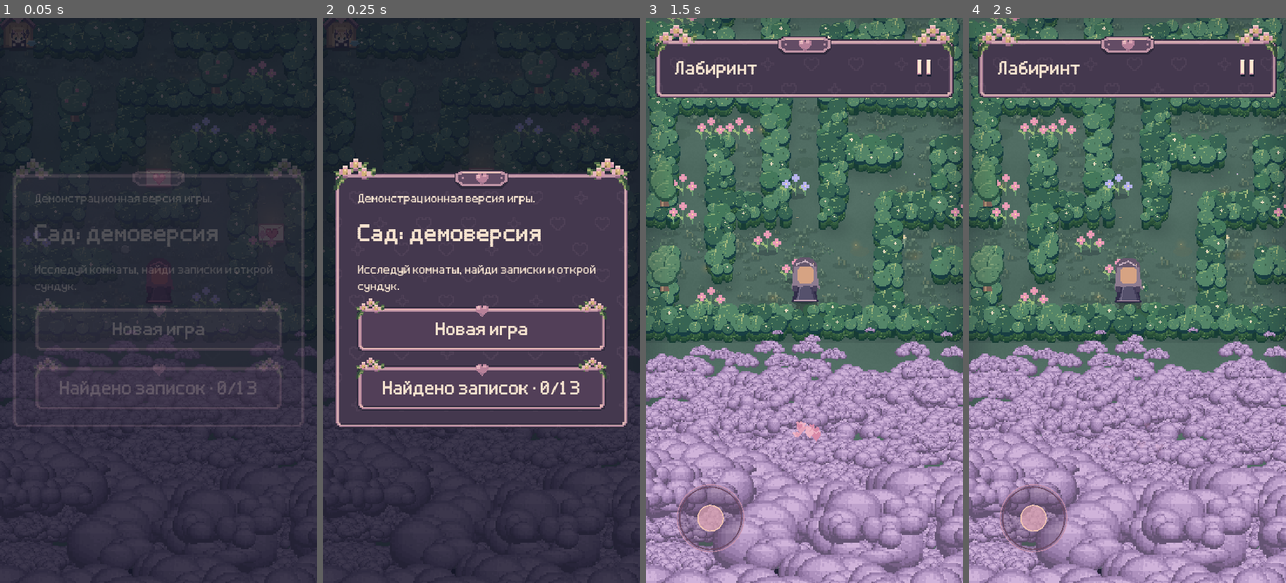
Above: before the commit, frames 1-4 (left to right).
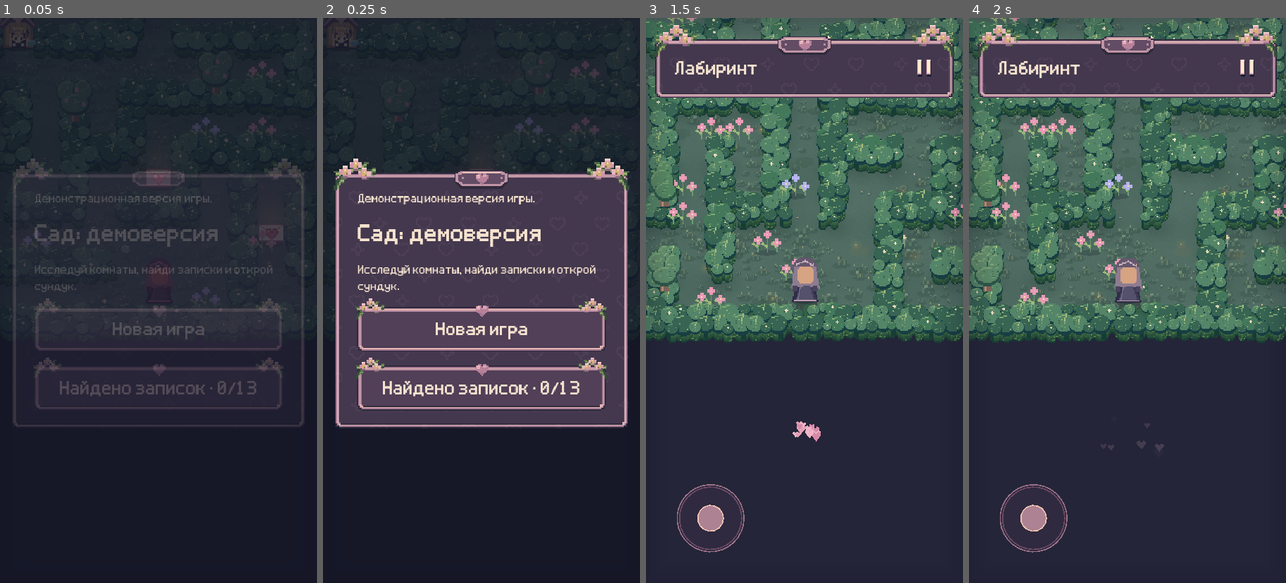
Above: after the commit, the same moments.

Repository: NQUAREx/dina-lovely
Game: Godot game, scene res://main.tscn
Same seed, same stepped clock (60 frames per second), same inputs: the game is played once before the commit and once after it. Sound files missing from this copy of the repository are replaced by a short silence.
Inputs:
- Up to frame 1 (0.05 s): no input
- Up to frame 2 (0.25 s): no input
- Up to frame 3 (1.5 s): click "Новая игра" at 0.5 s; click "Пойдём" at 1.25 s
- Up to frame 4 (2 s): no input

The runs differ from the first frame. In frame 1, 23% of the frame differs, in the area x 0-100%, y 55-100%; in frame 2, 21%; in frame 3, 43%; in frame 4, 43%, in the area x 0-100%, y 54-100%.

Commit message:
Remove external cloud fog and clip ground beneath room and corridor walls

Diff:
--- a/scripts/boundary_backdrop.gd
+++ b/scripts/boundary_backdrop.gd
@@ -1,7 +1,6 @@
 extends RefCounted
 var g:Node2D
 var textures:Dictionary={}
-var grass_cache:Dictionary={}
 func _init(game:Node2D):g=game
 func stamp(owner:int,point:Vector2)->void:
  if owner==3:return
@@ -18,29 +17,6 @@
  g.draw_texture_rect_region(texture,Rect2(point+Vector2(-32,-70),Vector2(64,68)),Rect2(0,0,32,34),tint)
  g.draw_texture_rect_region(texture,Rect2(point+Vector2(-32,-2),Vector2(64,36)),Rect2(0,34,32,30),tint)
  if layout.mirror and owner in [1,3]:g.draw_set_transform(Vector2.ZERO)
-func draw()->void:
- if g.level in [0,3]:draw_extended_grass()
-
-func draw_extended_grass()->void:
- if g.grass_texture==null:return
- var key:int=g.grass_texture.get_instance_id()
- if not grass_cache.has(key):
-  if grass_cache.size()>2:grass_cache.clear()
-  var source:Image=g.grass_texture.get_image()
-  var extended:=Image.create(source.get_width()+144,source.get_height()+144,false,Image.FORMAT_RGBA8)
-  for y in range(-72,source.get_height()+72,24):
-   for x in range(-72,source.get_width()+72,24):
-    extended.blit_rect(source,Rect2i(posmod(x,source.get_width()),posmod(y,source.get_height()),24,24),Vector2i(x+72,y+72))
-  grass_cache[key]=ImageTexture.create_from_image(extended)
- var texture:Texture2D=grass_cache[key]
- for y in range(-3,g.grid.size()+3):
-  for x in range(-3,g.grid[0].length()+3):
-   var centre:=15 if g.level==0 and y<5 else 13
-   if g.corridor_row(y) and absi(x-centre)<=2:continue
-   var p:Vector2=g.screen(Vector2(x,y)*48)
-   if not g.get_viewport_rect().grow(48).has_point(p):continue
-   g.draw_texture_rect_region(texture,Rect2(p,Vector2(48,48)),Rect2(Vector2(x+3,y+3)*24,Vector2(24,24)))
-
 func draw_shared_corridors()->void:
  # Always use the upper room's coordinates, and render after both room floors.
  # These are visual wall cells only: keep the playable corridor floor untouched.
@@ -57,7 +33,7 @@
   for y in range(height-5,height+5):
    for x in [11,15]:
     var p:Vector2=g.screen(Vector2(x,y)*48)
-    g.draw_texture_rect_region(g.ground,Rect2(p,Vector2(48,48)),Rect2(24,0,24,24))
+    g.draw_ground_region(g.ground,Rect2(p,Vector2(48,48)),Rect2(24,0,24,24))
   for y in range(height-5,height+5):
    for x in [11,15]:
     stamp(owner,g.screen(Vector2(x+.5,y+.5)*48))
--- a/scripts/boundary_depth.gd
+++ /dev/null
@@ -1,82 +0,0 @@
-extends ColorRect
-var g:Node2D
-var fades:=PackedFloat32Array()
-func _ready()->void:
- g=get_parent();mouse_filter=Control.MOUSE_FILTER_IGNORE
- material=ShaderMaterial.new();material.shader=preload("res://shaders/boundary_depth.gdshader")
- material.set_shader_parameter("cloud_atlas",make_cloud_atlas())
- z_index=100
-func area(origin:Vector2,w:float,h:float,rects:Array[Vector4],owner:int)->void:
- # Fog follows the projected roof plane, not the block foot on the ground.
- if owner in [2,4,5,6]:
-  origin+=Vector2(-2,-26);w+=4
- fades.append(72.)
- var p:Vector2=g.screen(origin)
- rects.append(Vector4(p.x,p.y,p.x+w,p.y+h))
-func room(origin:Vector2,width:float,height:float,rects:Array[Vector4],owner:int)->void:
- # Room 2 occupies only columns 8..18; empty grid padding is not floor.
- var left:float=9*48 if owner==2 else 48
- var right:float=18*48 if owner==2 else width-48
- area(origin+Vector2(left,6*48),right-left,height-12*48,rects,owner)
-func _process(_delta:float)->void:
- visible=not g.grid.is_empty()
- if not visible:return
- size=g.get_viewport_rect().size
- var rects:Array[Vector4]=[]
- fades=PackedFloat32Array()
- var width:float=g.grid[0].length()*48
- var height:float=g.grid.size()*48
- room(Vector2.ZERO,width,height,rects,g.level)
- for next in [g.level-1,g.level+1]:
-  if next<0 or next>6 or not g.room_cache.has(next):continue
-  var grid:Array=g.room_cache[next].grid
-  var nw:float=grid[0].length()*48;var nh:float=grid.size()*48
-  var north:bool=next>g.level
-  var current_center:float=(15.5 if g.level==0 else 13.5)*48 if north else 13.5*48
-  var other_center:float=13.5*48 if north else (15.5 if next==0 else 13.5)*48
-  var origin:=Vector2(current_center-other_center,-nh if north else height)
-  room(origin,nw,nh,rects,next)
-  area(Vector2(current_center-72,-6*48 if north else height-6*48),144,12*48,rects,maxi(g.level,next))
- while fades.size()<20:fades.append(72.)
- material.set_shader_parameter("fade_widths",fades)
- material.set_shader_parameter("area_count",rects.size())
- while rects.size()<20:rects.append(Vector4(-10000,-10000,-10000,-10000))
- material.set_shader_parameter("visible_areas",rects)
- var origin:Vector2=g.camera-size/2
- for n in range(g.level):
-  if g.room_cache.has(n+1):origin.y-=g.room_cache[n+1].grid.size()*48
- if g.level==0:origin.x-=96
- material.set_shader_parameter("world_origin",origin)
- material.set_shader_parameter("view_size",size)
-
-func make_cloud_atlas()->ImageTexture:
- # Original layered pixel cumulus: many shaded puffs, no dark outline.
- var atlas:=Image.create(128*8,128,false,Image.FORMAT_RGBA8)
- var palette:Array[Color]=[Color("655474"),Color("786187"),Color("8b709d"),Color("9c80ae"),Color("ad90bd"),Color("bea1cc"),Color("d0b3da"),Color("e2c9e5"),Color("eedbea")]
- for variant in range(8):
-  var rng:=RandomNumberGenerator.new();rng.seed=78191+variant*173
-  var lobes:Array[Vector4]=[]
-  # Broad lower shelf, taller asymmetric central towers and small satellites.
-  for n in range(14):
-   var x:float=16+n*7+rng.randf_range(-3,3)
-   var rise:=sin(float(n)/13*PI)*rng.randf_range(16,29)
-   lobes.append(Vector4(x,83-rise,rng.randf_range(12,19),rng.randf_range(10,18)))
-  for n in range(36):
-   lobes.append(Vector4(rng.randf_range(19,111),rng.randf_range(65,91),rng.randf_range(5,13),rng.randf_range(5,10)))
-  lobes.sort_custom(func(a,b):return a.y<b.y)
-  for y in range(128):
-   for x in range(128):
-    var colour:=Color.TRANSPARENT
-    for lobe in lobes:
-     var q:Vector2=(Vector2(x,y)-Vector2(lobe.x,lobe.y))/Vector2(lobe.z,lobe.w)
-     var rr:=q.length_squared()
-     if rr>=1.:continue
-     var z:=sqrt(1.-rr)
-     var illumination:=clampf(z*.67-q.x*.17-q.y*.35,0.,1.)
-     # Local flecks follow the rounded surface, never white random noise.
-     var fleck:=sin(x*1.7+y*.83+variant)*sin(y*1.13-x*.61)*.055
-     var shade:=clampi(int((illumination+fleck)*7),0,8)
-     if q.y< -.4 and z>.5:shade=mini(8,shade+1)
-     colour=palette[shade]
-    if colour.a>0:atlas.set_pixel(variant*128+x,y,colour)
- return ImageTexture.create_from_image(atlas)
--- a/scripts/game.gd
+++ b/scripts/game.gd
@@ -226,9 +226,6 @@
 	title_font.fallbacks = [preload("res://assets/symbols.ttf")]
 	setup_audio()
 	setup_fog()
-	var boundary_depth:=ColorRect.new()
-	boundary_depth.set_script(preload("res://scripts/boundary_depth.gd"))
-	add_child(boundary_depth)
 	var pillar_overlay:=Node2D.new()
 	pillar_overlay.set_script(preload("res://scripts/pillar_overlay.gd"))
 	add_child(pillar_overlay)
@@ -2402,7 +2399,6 @@
 
 func _draw_world() -> void:
 	if grid.is_empty(): return
-	boundary_backdrop.draw()
 	var view := get_viewport_rect().size
 	var from := Vector2i((camera-view/2)/TILE)-Vector2i(2,3)
 	var to := Vector2i((camera+view/2)/TILE)+Vector2i(3,4)
@@ -2419,10 +2415,10 @@
 			if corridor_row(y):
 				var north:int=15 if level==0 else 13
 				var height:=TILE
-				draw_texture_rect_region(ground,Rect2(p,Vector2(TILE,height)),Rect2(Vector2(24,0),Vector2(24,height/2)))
+				draw_ground_region(ground,Rect2(p,Vector2(TILE,height)),Rect2(Vector2(24,0),Vector2(24,height/2)))
 				draw_corridor_edge_shade(p,x,15 if level==0 and y<5 else 13)
-			elif grass_texture!=null and level not in [4,6]:draw_texture_rect_region(grass_texture,Rect2(p,Vector2.ONE*TILE),Rect2(Vector2(x,y)*24,Vector2(24,24)))
-			else:draw_texture_rect_region(romance_ground if level==6 else ground,Rect2(p,Vector2.ONE*TILE),Rect2(Vector2(tile*24,0),Vector2(24,24)))
+			elif grass_texture!=null and level not in [4,6]:draw_ground_region(grass_texture,Rect2(p,Vector2.ONE*TILE),Rect2(Vector2(x,y)*24,Vector2(24,24)))
+			else:draw_ground_region(romance_ground if level==6 else ground,Rect2(p,Vector2.ONE*TILE),Rect2(Vector2(tile*24,0),Vector2(24,24)))
 			if level==6 and x>=10 and x<=16 and y>=5 and y<=15:
 				draw_rect(Rect2(p,Vector2.ONE*TILE),Color(.49,.26,.39,.5))
 				if x==10 or x==16: draw_line(p+Vector2(5,0),p+Vector2(5,48),Color("c5918e"),2)
@@ -3165,7 +3161,7 @@
 			if screen(Vector2(0,y*TILE)).y < -120 or screen(Vector2(0,y*TILE)).y>get_viewport_rect().size.y+120:continue
 			for x in range(center-2,center+3):
 				var pos:=screen(Vector2(x,y)*TILE)
-				draw_texture_rect_region(ground,Rect2(pos,Vector2(48,48)),Rect2(Vector2(24,0),Vector2(24,24)))
+				draw_ground_region(ground,Rect2(pos,Vector2(48,48)),Rect2(Vector2(24,0),Vector2(24,24)))
 				draw_corridor_edge_shade(pos,x,center)
 				# Shared corridor wall pass follows both room floors.
 	return walls
@@ -4229,3 +4225,27 @@
 		elif obj.kind!="pet_cat" and obj.pos.distance_to(point)<60:return false
 		if obstacle.has_area() and plant.intersects(obstacle):return false
 	return true
+
+func draw_ground_region(texture:Texture2D,destination:Rect2,source:Rect2)->void:
+	var world:Vector2=destination.position+camera-get_viewport_rect().size/2
+	var row:=floori((world.y+24)/48)
+	var clip:Rect2
+	if corridor_row(row):
+		var cx:float=(15.5 if level==0 and row<5 else 13.5)*48
+		clip=Rect2(screen(Vector2(cx-96,world.y)),Vector2(192,48))
+	else:
+		var left:float=8.5*48 if level==2 else 24.
+		var right:float=18.5*48 if level==2 else grid[0].length()*48-24.
+		clip=Rect2(screen(Vector2(left,5.5*48-26)),Vector2(right-left,(grid.size()-11)*48))
+	# Door openings join the corridor floor through the boundary wall row.
+	if (row==5 and level<6) or (row==grid.size()-6 and level>0):
+		var cx:float=(15.5 if level==0 and row==5 else 13.5)*48
+		var bridge:=Rect2(screen(Vector2(cx-72,row*48)),Vector2(144,48))
+		var part:=destination.intersection(bridge)
+		if part.has_area():
+			var scale:=source.size/destination.size
+			draw_texture_rect_region(texture,part,Rect2(source.position+(part.position-destination.position)*scale,part.size*scale))
+	var cropped:=destination.intersection(clip)
+	if not cropped.has_area():return
+	var ratio:=source.size/destination.size
+	draw_texture_rect_region(texture,cropped,Rect2(source.position+(cropped.position-destination.position)*ratio,cropped.size*ratio))
--- a/shaders/boundary_depth.gdshader
+++ /dev/null
@@ -1,52 +0,0 @@
-shader_type canvas_item;
-render_mode unshaded;
-uniform vec2 world_origin=vec2(0.);
-uniform vec2 view_size=vec2(540,960);
-uniform vec4 visible_areas[20];
-uniform int area_count=0;
-uniform float fade_widths[20];
-float distance_to_area(vec2 p,vec4 r){
- return length(max(max(r.xy-p,p-r.zw),vec2(0.)));
-}
-float hash21(vec2 p){return fract(sin(dot(p,vec2(127.1,311.7)))*43758.5453);}
-uniform sampler2D cloud_atlas:filter_nearest,repeat_disable;
-float boundary_distance(vec2 p){
- float d=10000.;
- for(int i=0;i<20;i++){
-  if(i>=area_count)break;
-  d=min(d,distance_to_area(p,visible_areas[i]));
- }
- return d;
-}
-vec4 cloud_layer(vec2 p,float pitch,float seed,float min_depth){
- vec2 cell=floor(p/pitch);vec4 colour=vec4(0.);float top=-1.e20;
- for(int y=-2;y<=2;y++)for(int x=-2;x<=2;x++){
-  vec2 id=cell+vec2(float(x),float(y));
-  float a=hash21(id+seed),b=hash21(id+seed+19.);
-  vec2 centre=(id+vec2(.5+(a-.5)*.65,.5+(b-.5)*.65))*pitch;
-  float depth=boundary_distance(centre-world_origin);
-  if(depth<min_depth)continue;
-  float growth=smoothstep(min_depth+2.,min_depth+118.,depth);
-  if(hash21(id+seed+47.)>mix(.20,1.,growth))continue;
-  float diameter=min(pitch*mix(.30,2.25,growth)*( .85+b*.3),depth*1.65);
-  vec2 uv=(p-centre)/diameter+.5;
-  if(any(lessThan(uv,vec2(0.)))||any(greaterThanEqual(uv,vec2(1.))))continue;
-  if(b>.5)uv.x=1.-uv.x;
-  float variant=floor(a*8.);
-  // Clamp inside each sprite: never sample an adjacent atlas cell.
-  uv=(floor(uv*128.)+.5)/128.;
-  vec4 stamp=texture(cloud_atlas,vec2((variant+uv.x)/8.,uv.y));
-  // Global per-cloud priority is independent of the current spatial bucket.
-  float priority=centre.y+hash21(id+seed+83.)*pitch*.7;
-  if(stamp.a>.5&&priority>top){colour=stamp;top=priority;}
- }
- return colour;
-}
-void fragment(){
- vec2 p=UV*view_size;
- vec2 world=floor((p+world_origin)/2.)*2.;
- vec4 back=cloud_layer(world,62.,5.,10.);
- vec4 front=cloud_layer(world,48.,71.,10.);
- vec4 distant=cloud_layer(world,152.,137.,120.);
- COLOR=distant.a>.5?distant:(front.a>.5?front:back);
-}
Not shown, removed: scripts/boundary_depth.gd.uid
Not shown, removed: shaders/boundary_depth.gdshader.uid
Not shown, changed: PROJECT_CONTEXT.md
Not shown, added: docs/game.0e16c5727be6.pck
Not shown, removed: docs/game.fa60c8c1c4d6.pck
Not shown, changed: docs/index.pck
